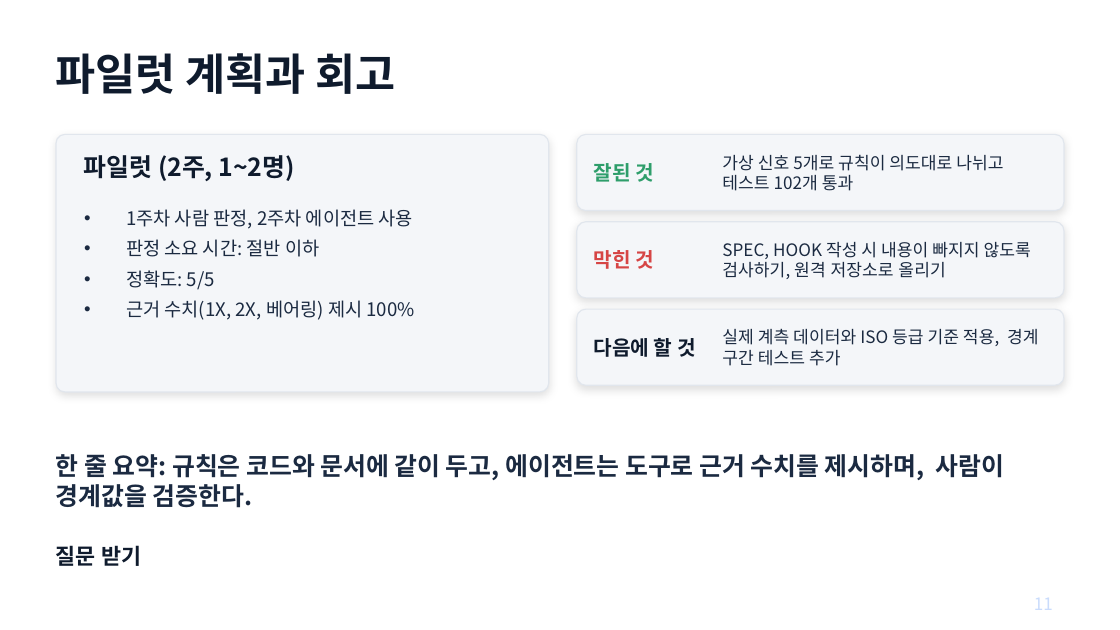
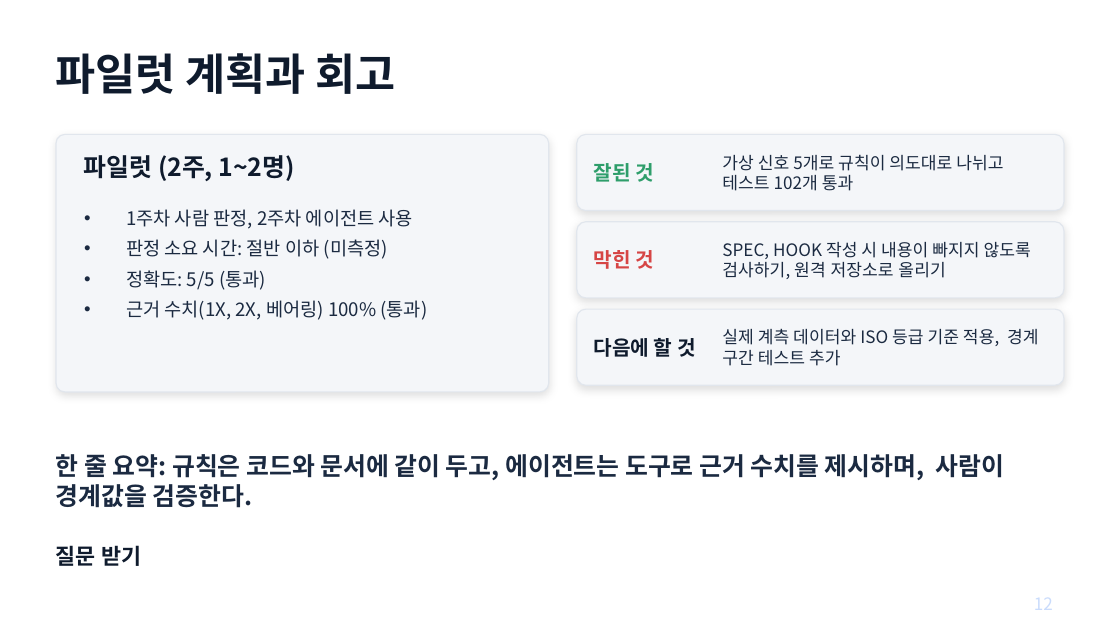
Before and after one commit to njpark22-eng/test, a slide deck: slide 12 of vibe-agent-demo-1.pptx (slide 11 before the commit). Drawn at 1120x630 pixels with LibreOffice and Linux fonts; fonts in the diff are those of the drawing. Boxes give left, top, right and bottom in pixels: in the first picture for what was removed or moved away, otherwise in the second. Text is boxed around its words. In the diff, an @@ line names an element or a change of style, - is before the commit and + after.

```diff
--- a/vibe-agent-demo-1.pptx
+++ b/vibe-agent-demo-1.pptx
@@ text at (126,239,427,320): text changed @@
-• 판정 소요 시간: 절반 이하
-• 정확도: 5/5
-• 근거 수치(1X, 2X, 베어링) 제시 100%
+• 판정 소요 시간: 절반 이하 (미측정)
+• 정확도: 5/5 (통과)
+• 근거 수치(1X, 2X, 베어링) 100% (통과)
@@ page number at (1034,598,1053,610): text changed @@
-11
+12
```
Also in this commit, not shown: 2 other slides changed, 3 slides added, 3 other files.
